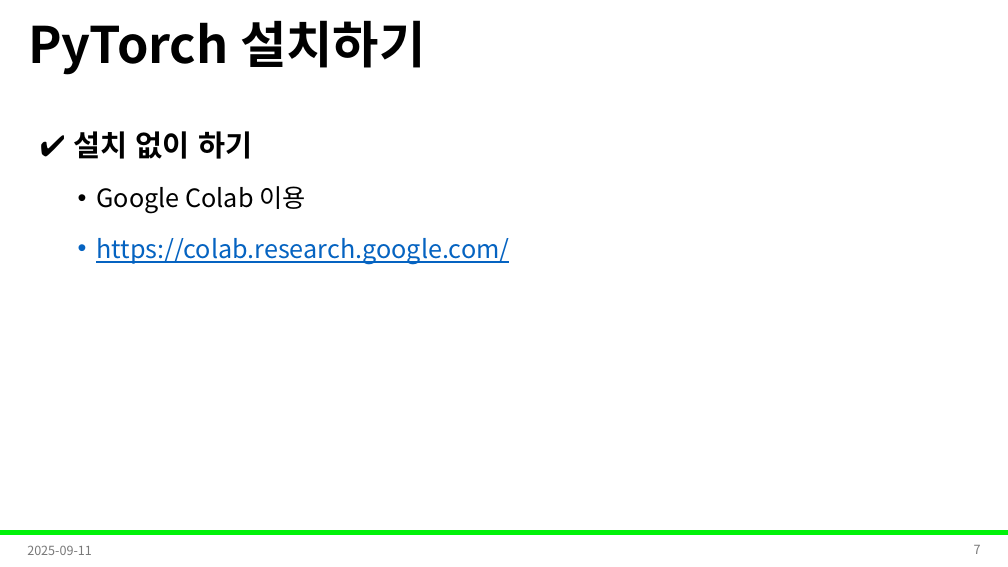
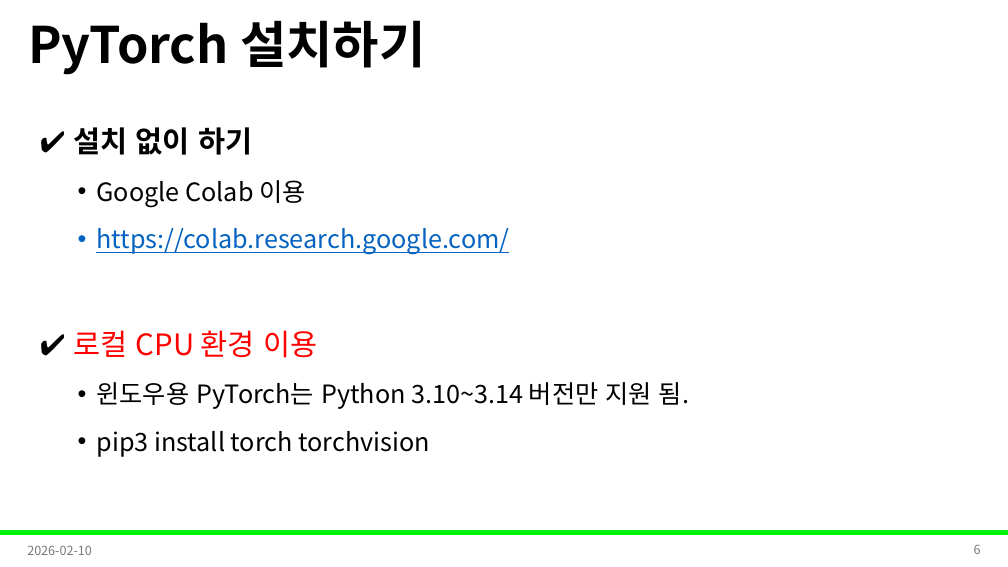
Before and after one commit to Leader-Lesson/KDT_RE_5th, a slide deck: slide 6 of material/5_AI/06_PyTorch(1).pptx (slide 7 before the commit). Drawn at 1008x567 pixels with LibreOffice and Linux fonts; fonts in the diff are those of the drawing; background and template pictures are left out. Boxes give left, top, right and bottom in pixels: in the first picture for what was removed or moved away, otherwise in the second. Text is boxed around its words. In the diff, an @@ line names an element or a change of style, - is before the commit and + after.

Commit message:
ppt update

```diff
--- a/material/5_AI/06_PyTorch(1).pptx
+++ b/material/5_AI/06_PyTorch(1).pptx
@@ text at (x1=74, y1=127, x2=509, y2=255): line spacing 1.5 to 1.4 @@
@@ text at (x1=40, y1=330, x2=689, y2=457): paragraphs added @@
+✔️ 로컬 CPU 환경 이용
+  • 윈도우용 PyTorch는 Python 3.10~3.14 버전만 지원 됨.
+  • pip3 install torch torchvision
@@ text at (x1=27, y1=545, x2=92, y2=555): text changed @@
-2025-09-11
+2026-02-10
@@ page number at (x1=974, y1=544, x2=981, y2=554): text changed @@
-7
+6
```
Also in this commit, not shown: 37 other slides changed, 5 other files.
